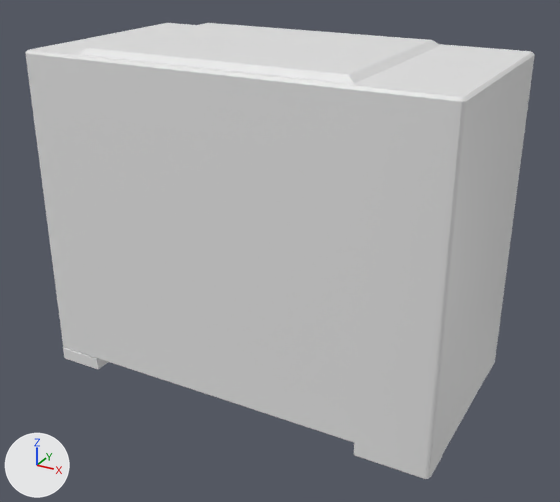
The OBJ model src/manibot/envs/assets/microwave/visuals/Body001.obj as it was, and as the next commit left it.
Camera for both pictures: a 50 mm lens placed at (0.481, -0.874, 0.401), pointed at (0.01, -0.017, -0.027). Every picture has the same lights, and +X, +Y and +Z are marked at lower left. The older version comes first. Where no turn or scale is listed for an object, it has been applied to the vertices.

In view in the first picture: 'Microwave011_Body001'.
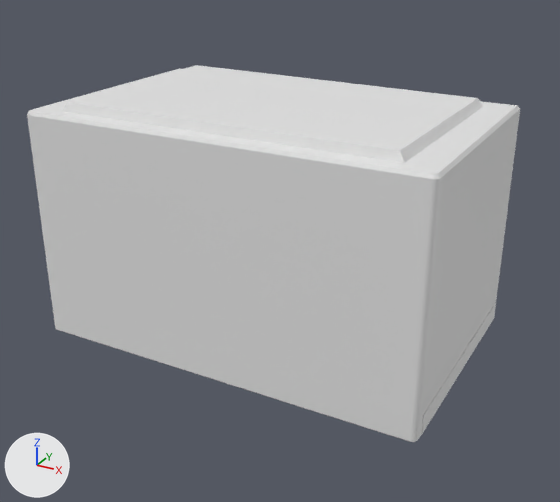
The change, as JSON lines over the scene's bpy script:
```json
{"block": "me_microwave011_body001", "where": "# used by ob_microwave011_body001; location = (0.0, 0.0, 0.0)"}
{"op": "remove", "block": "me_microwave011_body001", "code": "me_microwave011_body001.from_pydata(...)  # 284 vertices, 560 faces; spans x -0.285..0.285, y -0.156..0.156, z -0.211..0.247"}
{"op": "add", "block": "me_microwave011_body001", "code": "me_microwave011_body001.from_pydata(...)  # 1140 vertices, 2018 faces; spans x -0.272..0.272, y -0.177..0.177, z -0.147..0.179"}
{"block": "me_microwave011_body001", "change": "me_microwave011_body001 part 1: the loose piece of 216 vertices spanning x -0.284..0.285, y -0.155..0.156, z -0.211..0.247 is rebuilt with 123 vertices and now spans x -0.272..0.272, y -0.177..0.158, z -0.119..0.179"}
{"block": "me_microwave011_body001", "change": "me_microwave011_body001 part 2: a new loose piece of 155 vertices spanning x -0.272..0.272, y -0.177..-0.159, z -0.147..-0.119"}
{"block": "me_microwave011_body001", "change": "me_microwave011_body001 part 3: a new loose piece of 108 vertices spanning x 0.159..0.272, y -0.158..0.158, z -0.147..-0.12"}
{"block": "me_microwave011_body001", "change": "me_microwave011_body001 part 4: the loose piece of 68 vertices spanning x -0.285..-0.215, y -0.156..0.148, z -0.21..-0.192 is deleted"}
{"block": "me_microwave011_body001", "change": "other edits to the shape of me_microwave011_body001 do not show in these pictures"}
```

What differs and where, as boxes [x1, y1, x2, y2] in the pictures (560 x 502 px):
```json
{"object": "Microwave011_Body001", "change": "reshaped", "before": [25, 23, 535, 479], "after": [27, 65, 520, 442], "on screen": "17% shorter"}
{"part": 1, "of": "me_microwave011_body001", "change": "rebuilt", "before": [25, 23, 535, 479], "after": [27, 65, 520, 422], "on screen": "22% shorter"}
{"part": 2, "of": "me_microwave011_body001", "change": "added", "after": [53, 312, 423, 442]}
{"part": 3, "of": "me_microwave011_body001", "change": "added", "after": [422, 302, 496, 434]}
{"part": 4, "of": "me_microwave011_body001", "change": "deleted", "before": [63, 347, 108, 369]}
```
